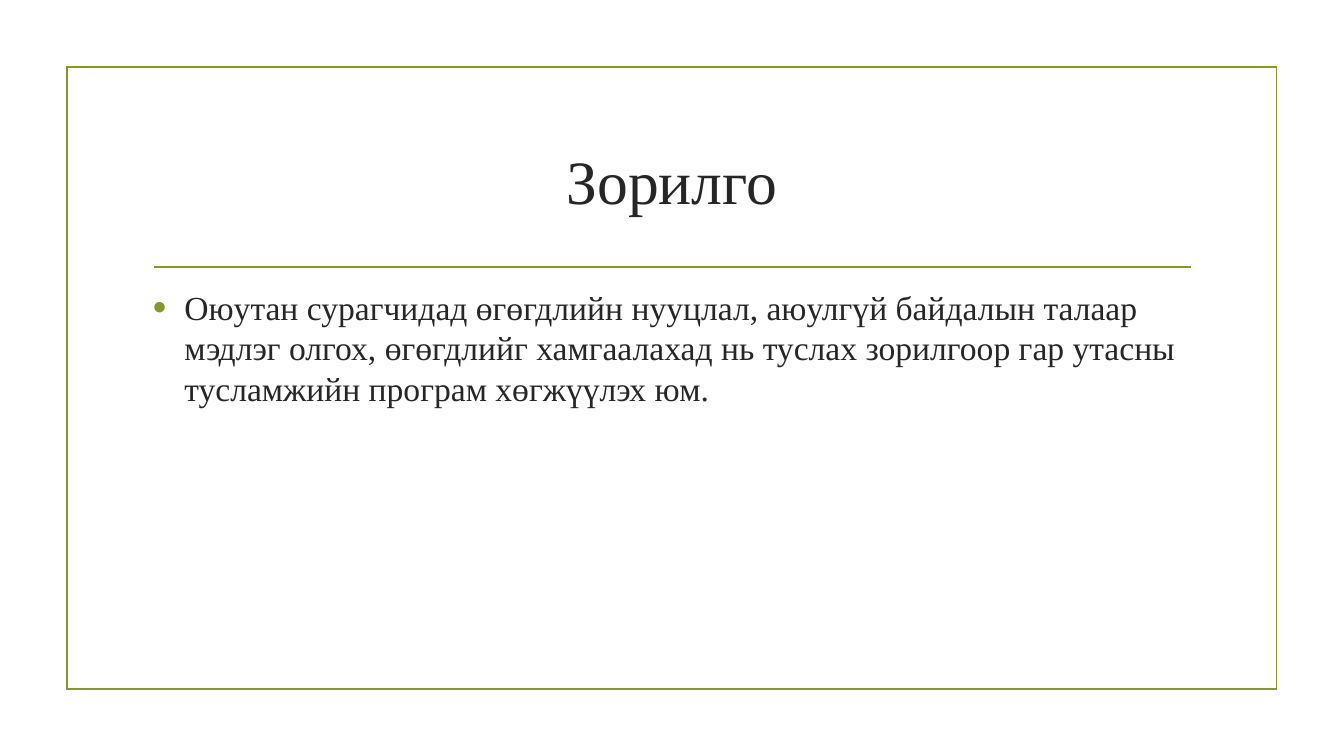
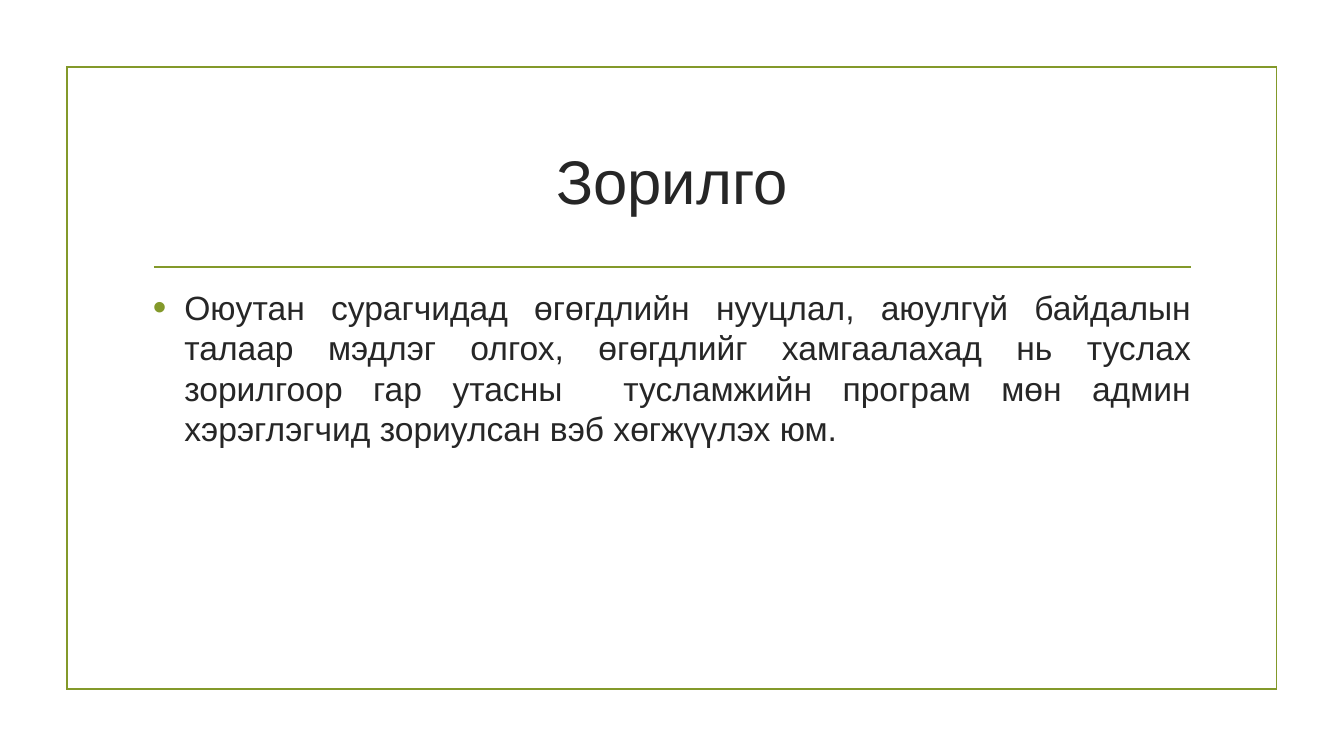
Before and after one commit to md33/tailan, a slide deck: slide 5 of Өгөгдлийн нууцлал,.pptx (slide 4 before the commit). Drawn at 1344x756 pixels with LibreOffice and Linux fonts; fonts in the diff are those of the drawing; background and template pictures are left out. Boxes give left, top, right and bottom in pixels: in the first picture for what was removed or moved away, otherwise in the second. Text is boxed around its words. In the diff, an @@ line names an element or a change of style, - is before the commit and + after.

```diff
--- a/Өгөгдлийн нууцлал,.pptx
+++ b/Өгөгдлийн нууцлал,.pptx
@@ title "Зорилго" at box(556, 161, 787, 216): font Times New Roman to Arial @@
@@ text at box(184, 295, 1191, 448): text changed; font Times New Roman to Arial @@
-• Oюутан сурагчидад өгөгдлийн нууцлал, аюулгүй байдалын талаар мэдлэг олгох, өгөгдлийг хамгаалахад нь туслах зорилгоор гар утасны тусламжийн програм хөгжүүлэх юм.
+• Oюутан сурагчидад өгөгдлийн нууцлал, аюулгүй байдалын талаар мэдлэг олгох, өгөгдлийг хамгаалахад нь туслах зорилгоор гар утасны тусламжийн програм мөн админ хэрэглэгчид зориулсан вэб хөгжүүлэх юм.
```
Also in this commit, not shown: 9 other slides changed, 19 slides added, 2 slides removed, 38 other files.
